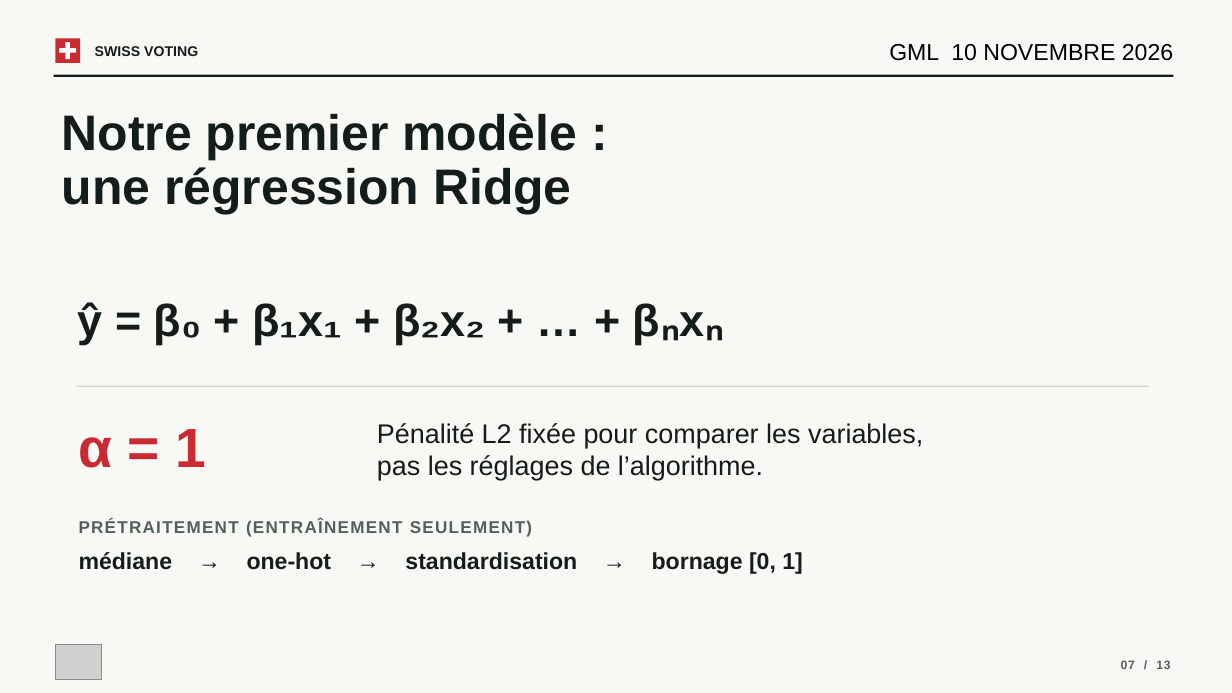
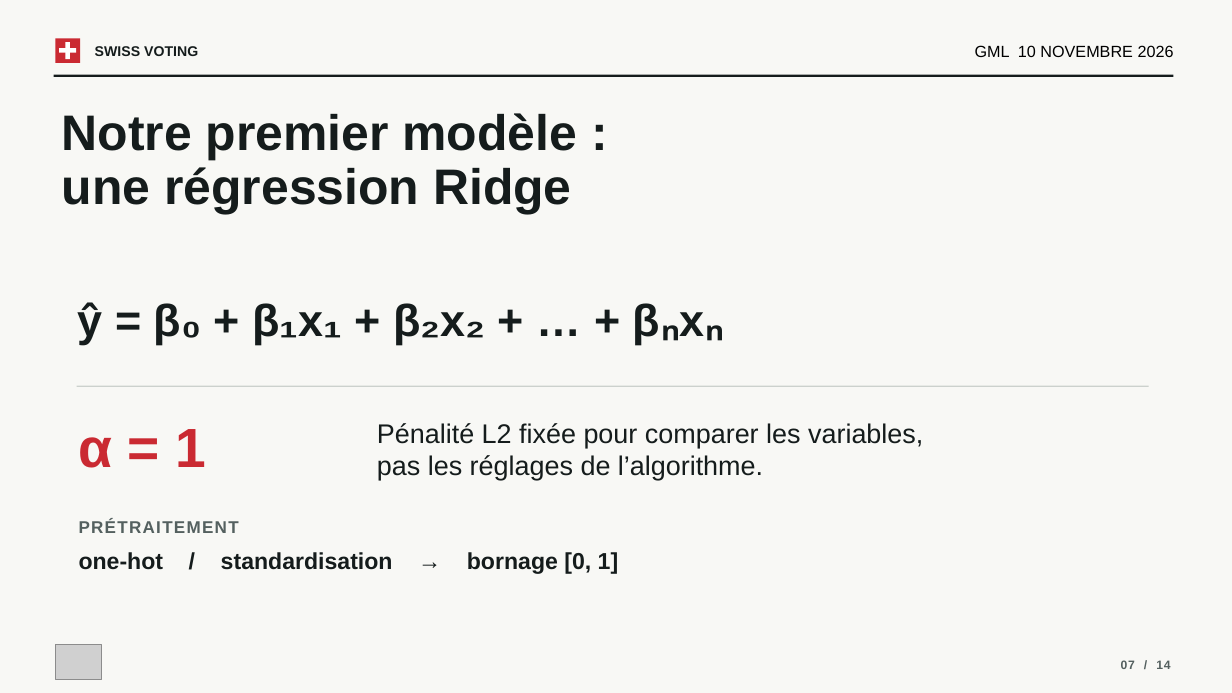
Before and after one commit to VictorGTheCoder/GML-Swiss-Voting, a slide deck: slide 7 of presentation/GML_Presentation.pptx. Drawn at 1232x693 pixels with LibreOffice and Linux fonts; fonts in the diff are those of the drawing; grey boxes stand for pictures. Boxes give left, top, right and bottom in pixels: in the first picture for what was removed or moved away, otherwise in the second. Text is boxed around its words. In the diff, an @@ line names an element or a change of style, - is before the commit and + after.

```diff
--- a/presentation/GML_Presentation.pptx
+++ b/presentation/GML_Presentation.pptx
@@ text "GML 10 NOVEMBRE 2026" at [975,45,1174,57]: size 18 to 12.6 pt @@
@@ text at [79,519,239,533]: text changed @@
-PRÉTRAITEMENT (ENTRAÎNEMENT SEULEMENT)
+PRÉTRAITEMENT
@@ text at [79,552,619,574]: text changed @@
-médiane → one-hot → standardisation → bornage [0, 1]
+one-hot / standardisation → bornage [0, 1]
@@ text at [1121,660,1170,669]: text changed @@
-07 / 13
+07 / 14
```
Also in this commit, not shown: 12 other slides changed, 1 slide added, 1 other file.
